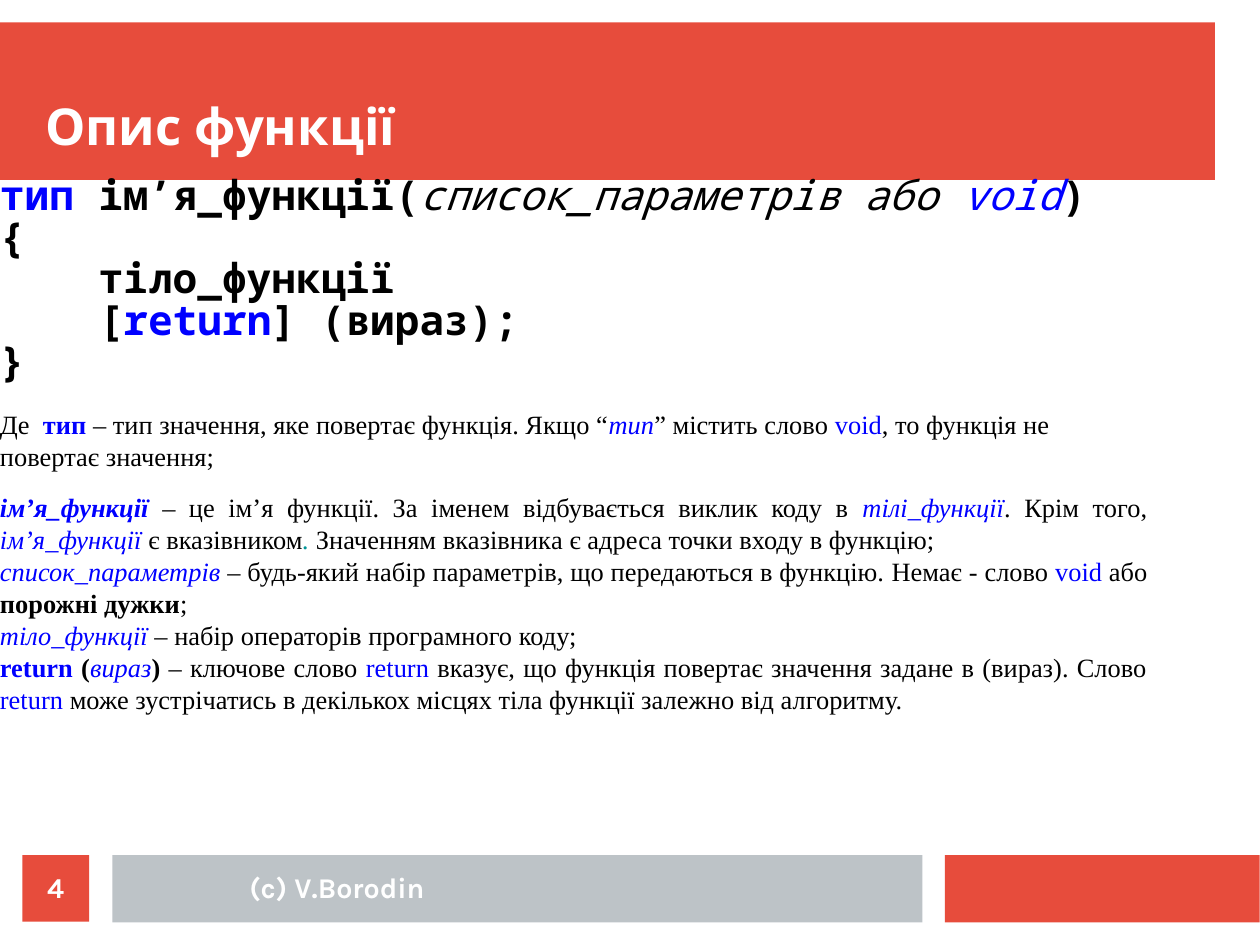
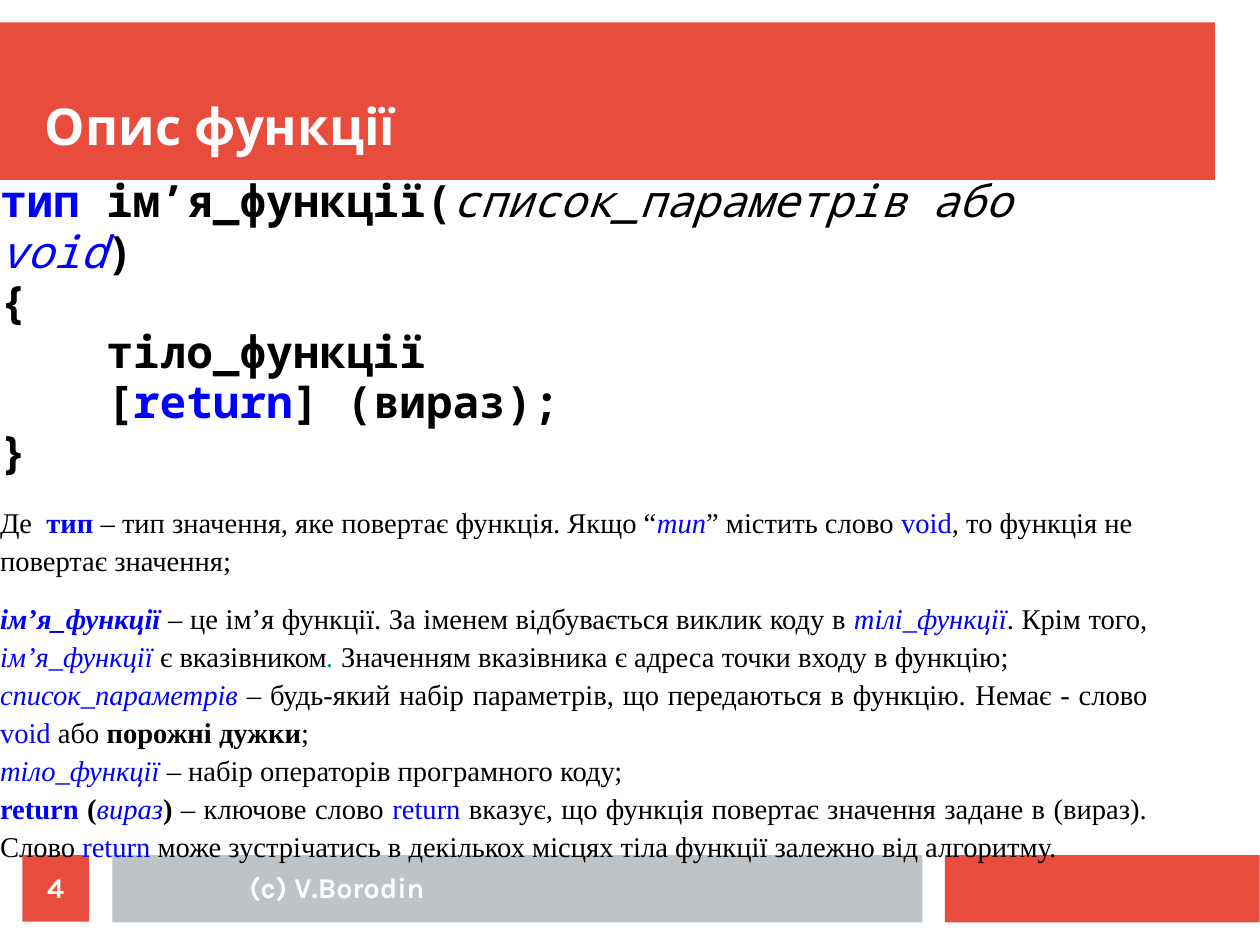
Before and after one commit to mecchmatProjects/CppCourse, a slide deck: slide 4 of Lect04/CppTutorUkr3.ppt. Drawn at 1260x945 pixels with LibreOffice and Linux fonts; fonts in the diff are those of the drawing. Boxes give left, top, right and bottom in pixels: in the first picture for what was removed or moved away, otherwise in the second. Text is boxed around its words. In the diff, an @@ line names an element or a change of style, - is before the commit and + after.

```diff
--- a/Lect04/CppTutorUkr3.ppt
+++ b/Lect04/CppTutorUkr3.ppt
@@ text "тип ім’я_функції(список_параметрів або void)" at box(0, 174, 1148, 863): size 25.9 to 28 pt in "тип ім’я_функції(список_параметрів або void)", "{", "тіло_функції", "[return] (вираз);" and 1 more places; size 16.6 to 18 pt in "Де тип – тип значення, яке повертає ...", "ім’я_функції – це ім’я функції. За іменем ...", "список_параметрів – будь-який набір параметрів, що передають ...", "тіло_функції – набір операторів програмного коду;" and 1 more places; line spacing 0.84 to 0.94; line spacing 1.01 to 1.11 @@
```
Also in this commit, not shown: 20 other slides changed, 4 other files.
